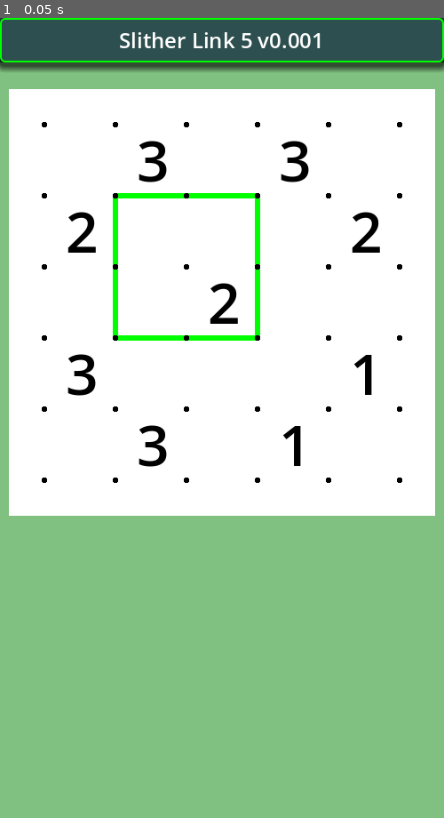
Above: before the commit, frame 1.
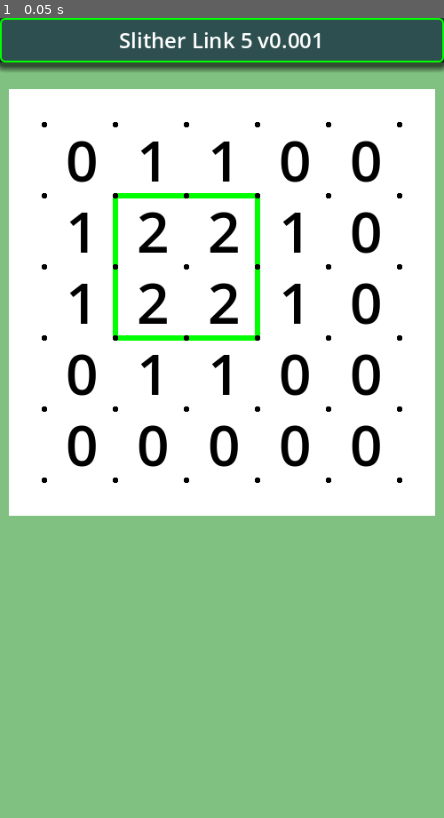
Above: after the commit, the same moment.

Repository: vivisuke/SlitherLink5
Game: Godot game, scene res://main.tscn
The game is run twice, just before and just after one commit, with the same random seed, the same clock (stepped at 60 frames per second) and the same inputs.
Inputs:
- Up to frame 1 (0.05 s): no input

The runs differ from the first frame. In frame 1, 4.0% of the frame differs, in the area x 15-86%, y 15-57%.

Commit message:
0009 ◎ C 02/20 02/20 0.001│ToDo│Board5x5：links 状態から clue_num[] 計算

Diff:
--- a/SlitherLink5/classes/Board5x5.gd
+++ b/SlitherLink5/classes/Board5x5.gd
@@ -21,6 +21,8 @@
 var clue_num = []
 var links = []			# 各格子点の上下左右連結フラグ
 
+func xyToIX(x, y):		# x, y -> clue_num インデックス、x: [0, N_HORZ)、y: [0, N_VERT)
+	return x + y * N_HORZ
 func xyToLinkIX(x, y):		# x, y -> links インデックス、x: [0, N_HORZ]、y: [0, N_VERT]
 	return x + (y + 1) * LINK_ARY_WIDTH
 func _init():
@@ -46,6 +48,22 @@
 	for i in range(N_CELLS):
 		clue_num[i] = lst[i]
 	pass
+func links_to_nums():
+	clue_num.fill(0)
+	var ix = 0
+	for y in range(N_VERT):
+		for x in range(N_HORZ):
+			#var ix = xyToIX(x, y)
+			var k = xyToLinkIX(x, y)
+			if (links[k] & LINK_RIGHT) != 0:
+				clue_num[ix] += 1
+			if (links[k] & LINK_DOWN) != 0:
+				clue_num[ix] += 1
+			if (links[k+1] & LINK_DOWN) != 0:
+				clue_num[ix] += 1
+			if (links[k+LINK_ARY_WIDTH] & LINK_RIGHT) != 0:
+				clue_num[ix] += 1
+			ix += 1
 func _ready():
 	pass
 func _process(delta):
--- a/SlitherLink5/scripts/main.gd
+++ b/SlitherLink5/scripts/main.gd
@@ -19,6 +19,7 @@
 func _ready():
 	bd = CBoard5x5.new()
 	bd.set_clue_num(q1)
+	bd.links_to_nums()
 	init_labels()
 	update_num_labels()
 	$Board/Grid.links = bd.links
Not shown, changed: SlitherLink5.spr
